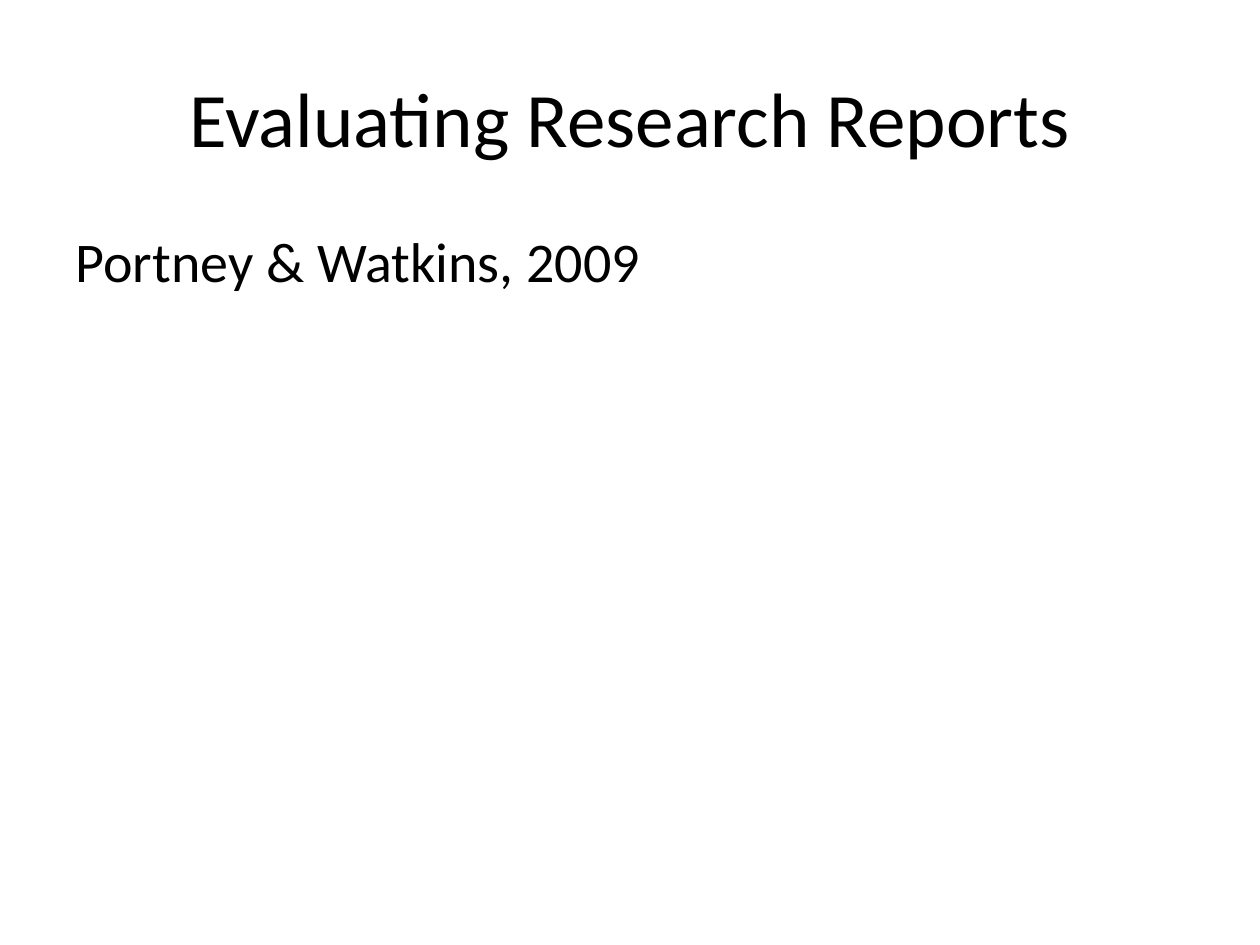
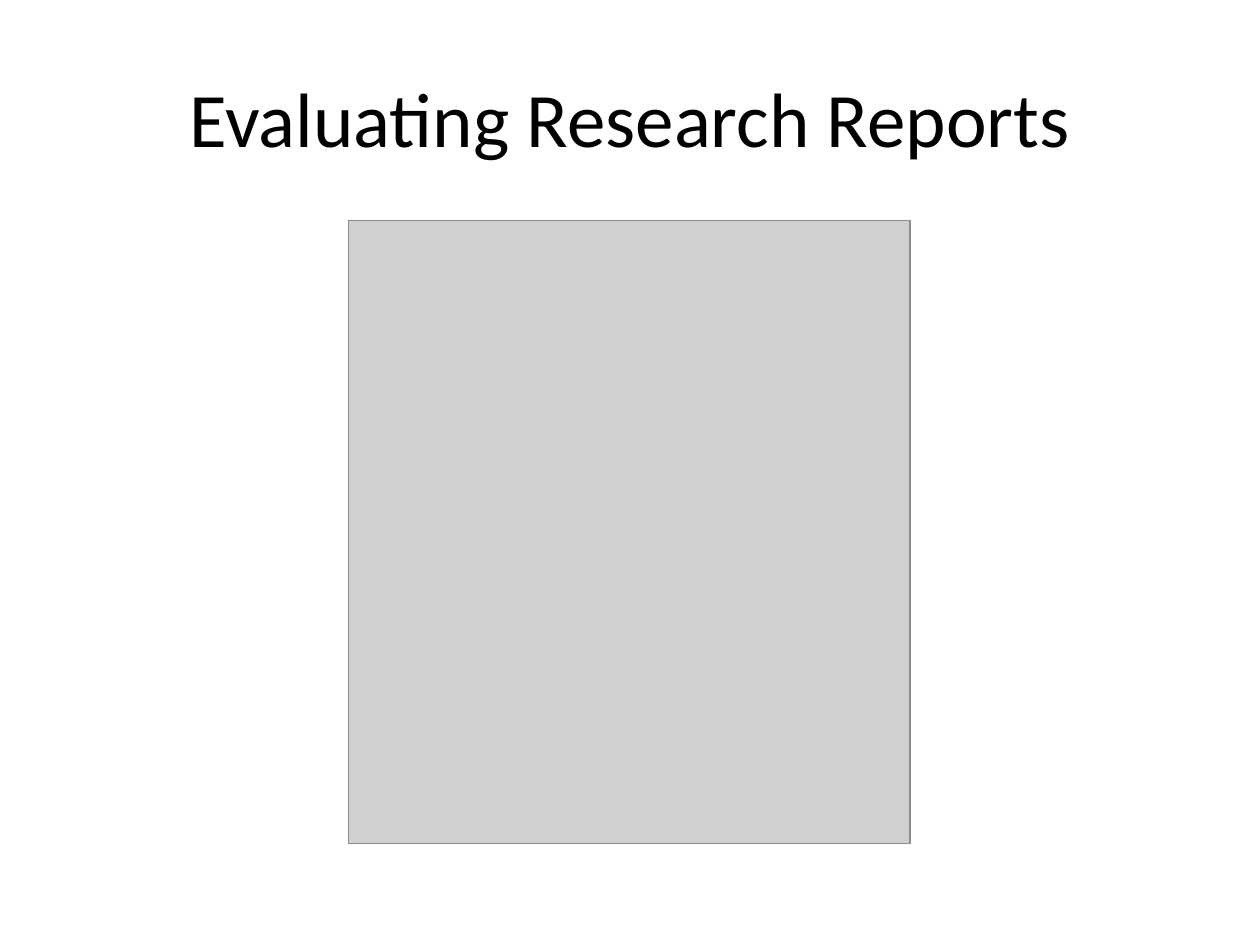
Before and after one commit to classes-medb/5510, a slide deck: slide 26 of doc/video-03-literature-review.pptx (slide 11 before the commit). Drawn at 1260x945 pixels with LibreOffice and Linux fonts; fonts in the diff are those of the drawing; grey boxes stand for pictures. Boxes give left, top, right and bottom in pixels: in the first picture for what was removed or moved away, otherwise in the second. Text is boxed around its words. In the diff, an @@ line names an element or a change of style, - is before the commit and + after.

```diff
--- a/doc/video-03-literature-review.pptx
+++ b/doc/video-03-literature-review.pptx
@@ picture added at [348,220,910,843] @@
@@ text removed at [76,243,640,291] @@
-Portney & Watkins, 2009
```
Also in this commit, not shown: 1 other slide changed, 17 slides added, 2 slides removed, 1 other file.
